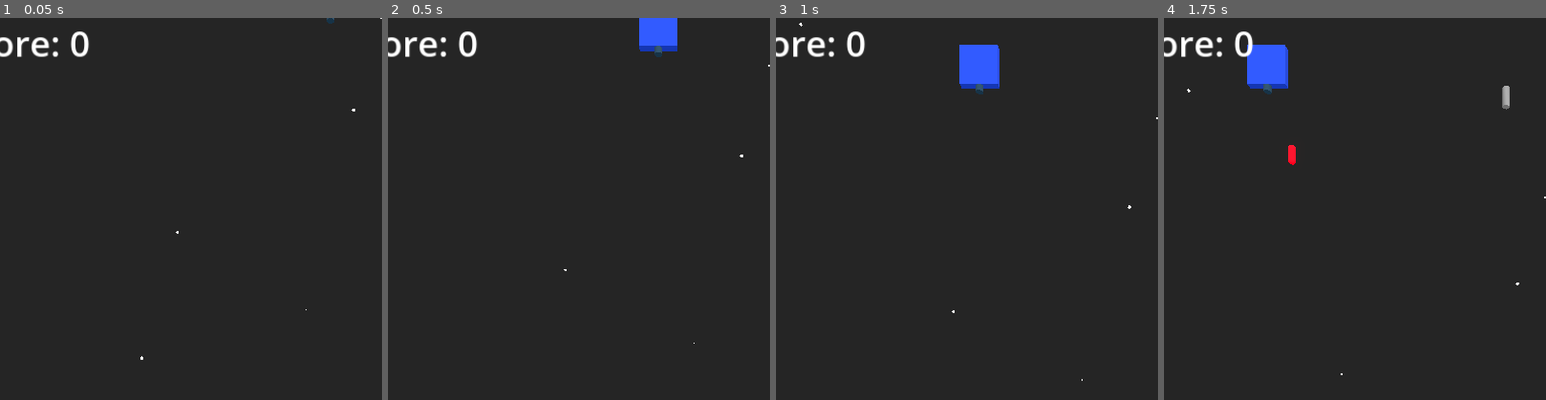
Above: before the commit, frames 1-4 (left to right).
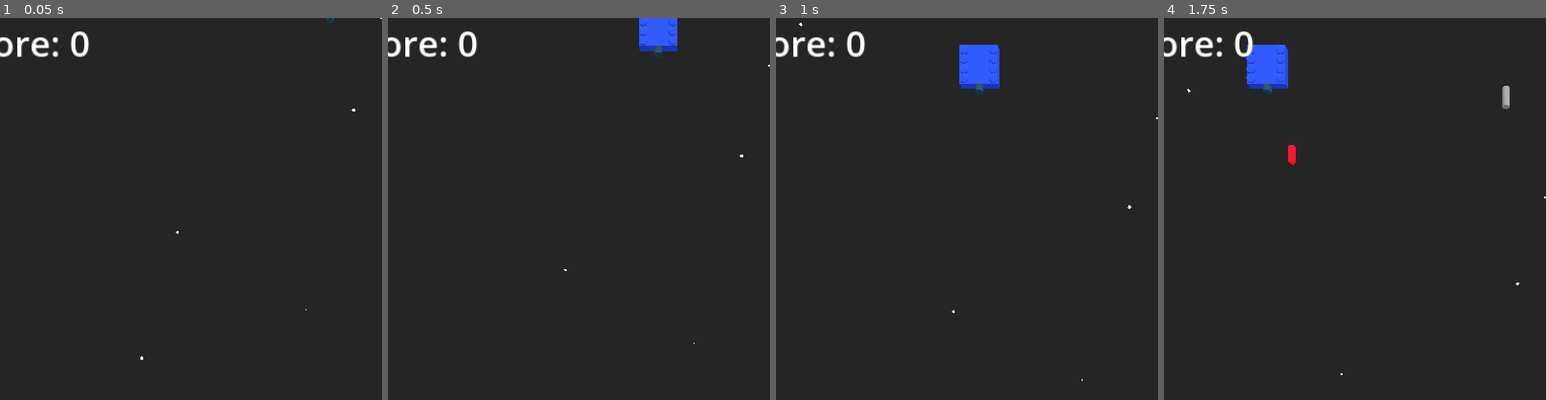
Above: after the commit, the same moments.

Repository: doctor-g/LD56
Game: Godot game, scene res://world/world.tscn
Two runs of this game, one before a commit and one after it. Both use one fixed random seed, a clock stepped at 60 frames per second and the inputs below.
Inputs (mouse positions are % of the whole screen's width and height, from its top left):
- Up to frame 1 (0.05 s): no input
- Up to frame 2 (0.5 s): no input
- Up to frame 3 (1 s): move the mouse to (72, 45) at 0.52 s; hold D (move_right) from 0.53 s (still down); hold Space (fire) from 0.53 s (still down)
- Up to frame 4 (1.75 s): move the mouse to (30, 55) at 1.27 s; release D (move_right) at 1.28 s; release Space (fire) at 1.28 s; hold A (move_left) from 1.28 s (still down); tap X (launch_bubble) at 1.35 s
The pictures show only the part of the screen within x 6-56%, y 0-50%; the shares and areas given below are measured in that part.

Frame 1 is identical in both runs. In frame 2, less than 0.1% of the frame differs, in the area x 65-76%, y 1-8%; in frame 3, less than 0.1%; in frame 4, less than 0.1%, in the area x 21-32%, y 8-17%.

Commit message:
Make eyes start closed and open on release

Diff:
--- /dev/null
+++ b/project/critters/eye.gd
@@ -0,0 +1,16 @@
+extends Node3D
+
+@export var eye_closed_material : Material
+
+@onready var _mesh := $detail_eyeLarge
+
+func _ready() -> void:
+	var surfaces : int = _mesh.get_surface_override_material_count()
+	for i in surfaces:
+		_mesh.set_surface_override_material(i, eye_closed_material)
+
+
+func open() -> void:
+	var surfaces : int = _mesh.get_surface_override_material_count()
+	for i in surfaces:
+		_mesh.set_surface_override_material(i, null)
--- a/project/critters/eye.tscn
+++ b/project/critters/eye.tscn
@@ -1,8 +1,14 @@
-[gd_scene load_steps=2 format=3 uid="uid://bakg0frmqvmuw"]
+[gd_scene load_steps=4 format=3 uid="uid://bakg0frmqvmuw"]
 
 [ext_resource type="PackedScene" uid="uid://byx4y7gwn1amq" path="res://critters/eye.glb" id="1_lbv4q"]
+[ext_resource type="Script" path="res://critters/eye.gd" id="2_3u14n"]
+
+[sub_resource type="StandardMaterial3D" id="StandardMaterial3D_jcb25"]
+albedo_color = Color(0.139085, 0.282225, 0.880165, 1)
 
 [node name="Eye" instance=ExtResource("1_lbv4q")]
+script = ExtResource("2_3u14n")
+eye_closed_material = SubResource("StandardMaterial3D_jcb25")
 
 [node name="detail_eyeLarge" parent="." index="0"]
 transform = Transform3D(-1, 0, -8.74228e-08, 0, 1, 0, 8.74228e-08, 0, -1, 0, 0, 0)
--- a/project/critters/square_critter.gd
+++ b/project/critters/square_critter.gd
@@ -13,13 +13,12 @@
 var bound := true:
 	set(value):
 		bound = value
-		$Eyes.visible = true
+		for eye in $Eyes.get_children():
+			eye.open()
 		$CollisionShape3D.disabled = false
 
 
 func _ready() -> void:
-	$Eyes.visible = false
-
 	_noise = FastNoiseLite.new()
 	_noise.noise_type = FastNoiseLite.TYPE_SIMPLEX_SMOOTH
 	_noise.seed = randi()
